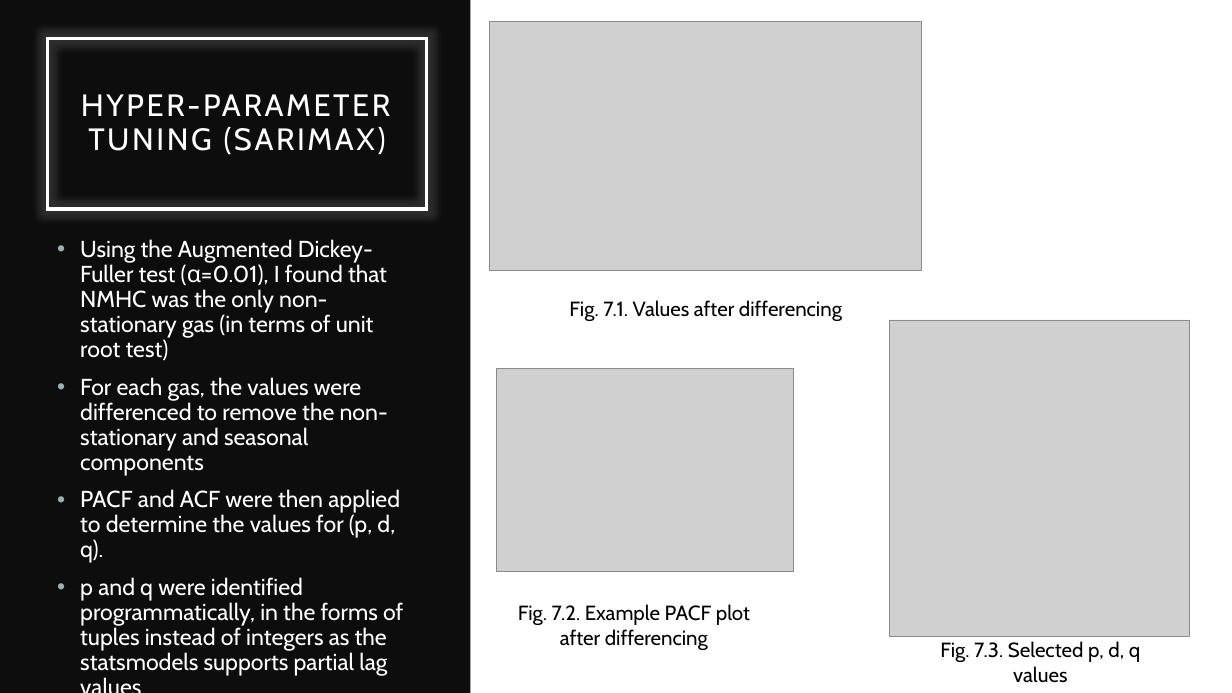
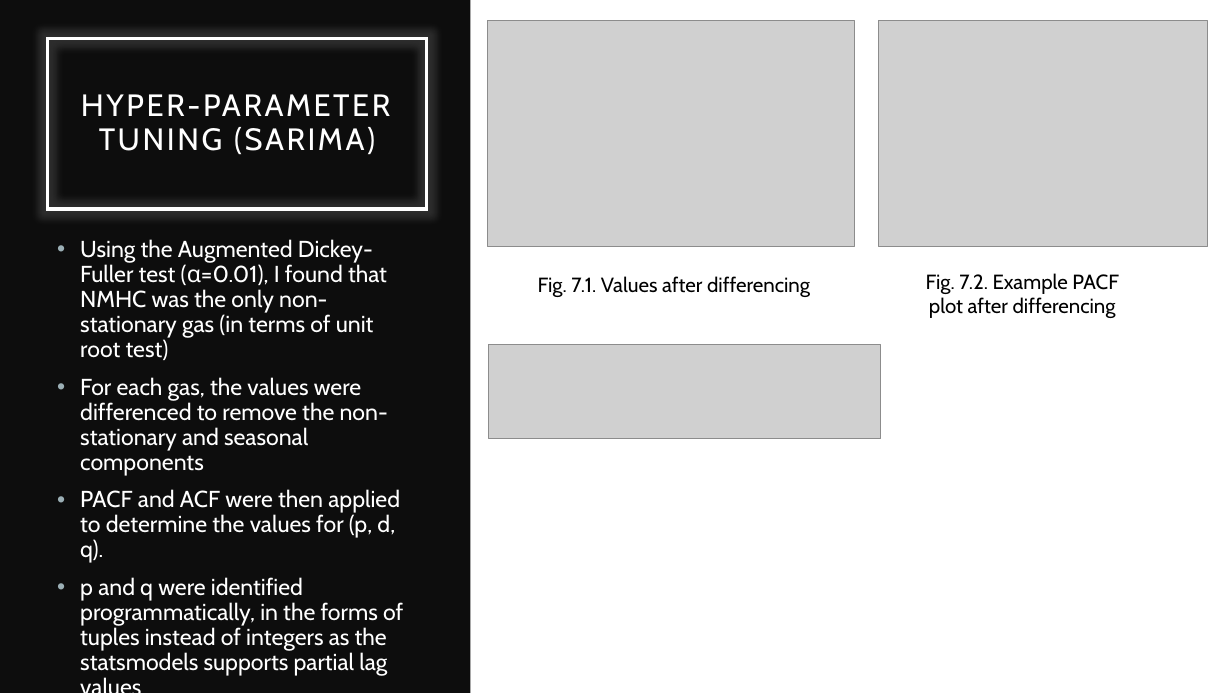
Before and after one commit to ethanolx/Air-Pollution-Mall-py, a slide deck: slide 8 of doc/part-a.pptx. Drawn at 1232x693 pixels with LibreOffice and Linux fonts; fonts in the diff are those of the drawing; grey boxes stand for pictures. Boxes give left, top, right and bottom in pixels: in the first picture for what was removed or moved away, otherwise in the second. Text is boxed around its words. In the diff, an @@ line names an element or a change of style, - is before the commit and + after.

```diff
--- a/doc/part-a.pptx
+++ b/doc/part-a.pptx
@@ picture: place and size @@
-picture at bbox=[489, 21, 921, 271]
+picture at bbox=[488, 20, 855, 247]
@@ picture added at bbox=[879, 20, 1209, 246] @@
@@ title at bbox=[81, 94, 390, 155]: text changed @@
-HYPER-PARAMETER TUNING (SARIMAX)
+HYPER-PARAMETER TUNING (SARIMA)
@@ text "Fig. 7.1. Values after differencing": place and size @@
-text "Fig. 7.1. Values after differencing" at bbox=[569, 300, 842, 321]
+text "Fig. 7.1. Values after differencing" at bbox=[538, 276, 810, 297]
@@ text "Fig. 7.2. Example PACF plot ..." rewrapped from bbox=[518, 604, 750, 650] to bbox=[926, 273, 1119, 318] @@
@@ picture removed at bbox=[889, 320, 1189, 636] @@
@@ picture added at bbox=[489, 345, 881, 439] @@
@@ picture removed at bbox=[496, 368, 793, 572] @@
@@ text removed at bbox=[940, 641, 1140, 683] @@
-Fig. 7.3. Selected p, d, q values
```
Also in this commit, not shown: 6 other slides changed, 1 other file.
